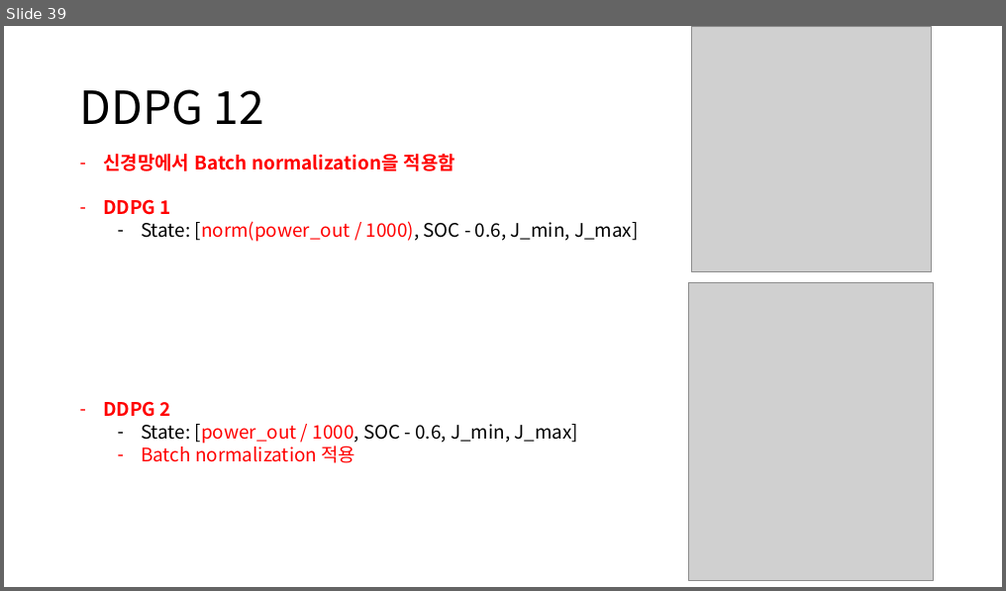
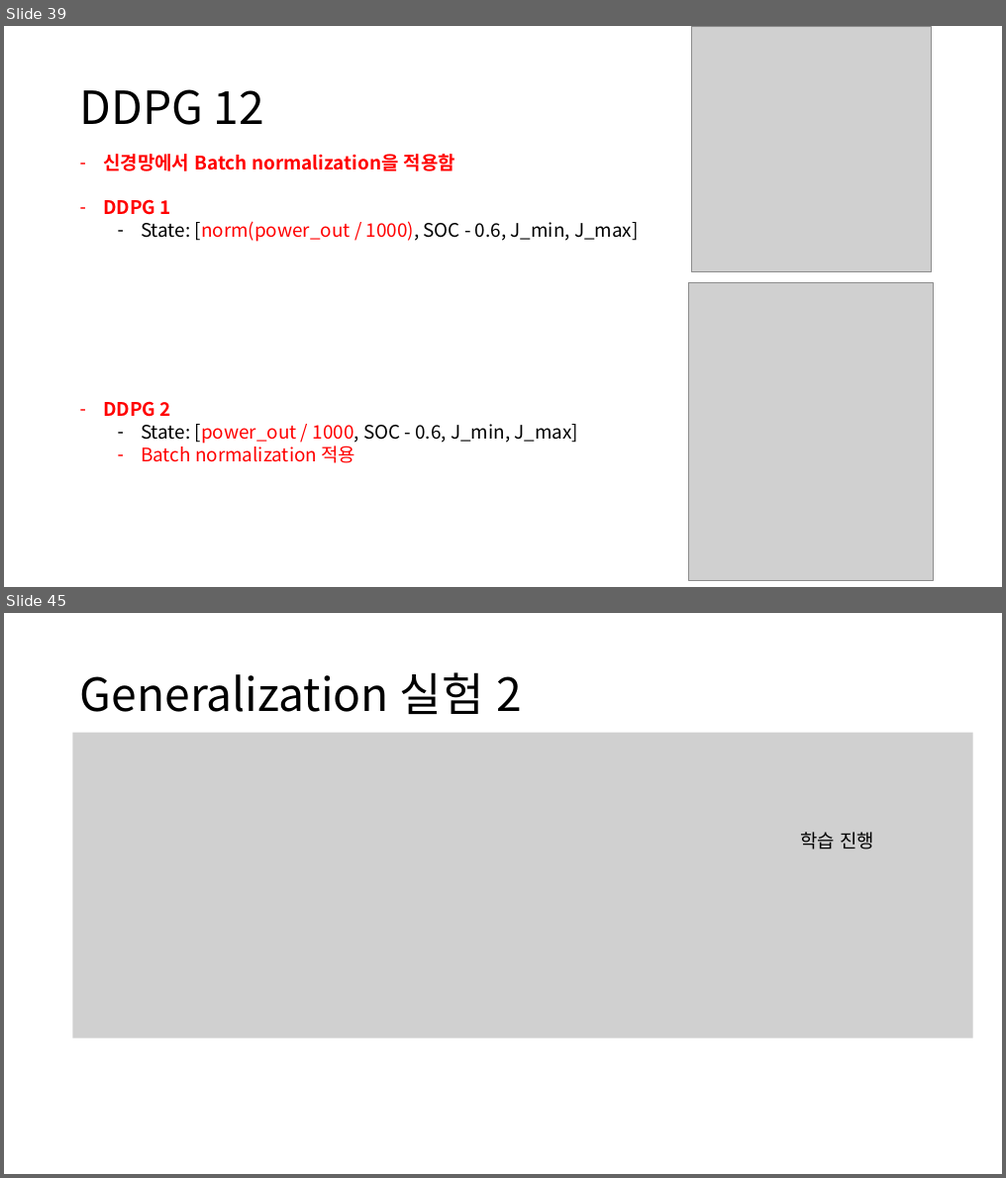
Before and after one commit to zidane89/experiment, a slide deck: 실험정리.pptx. Shown one above the other, each under a label of ours: slide 39 before the commit, slides 39 and 45 after it; the slides between them are not shown. The pictures are 1006x591 and 1006x1178 pixels, drawn with LibreOffice and Linux fonts; fonts in the diff are those of the drawing; grey boxes stand for pictures. Boxes give left, top, right and bottom in pixels: in the first picture for what was removed or moved away, otherwise in the second. Text is boxed around its words. In the diff, an @@ line names an element or a change of style, - is before the commit and + after.

```diff
--- a/실험정리.pptx
+++ b/실험정리.pptx
@@ slide 45 added at (x1=4, y1=613, x2=1002, y2=1174), background #FFFFFF @@
@@ title added at (x1=80, y1=672, x2=523, y2=714), 44 pt, text #000000 @@
+Generalization 실험 2
@@ picture added at (x1=73, y1=733, x2=973, y2=1039) @@
@@ text added at (x1=800, y1=832, x2=874, y2=850), 18 pt, text #000000 @@
+학습 진행
```
Also in this commit, not shown: 1 slide changed, 9 other slides added, 1 slide removed.
